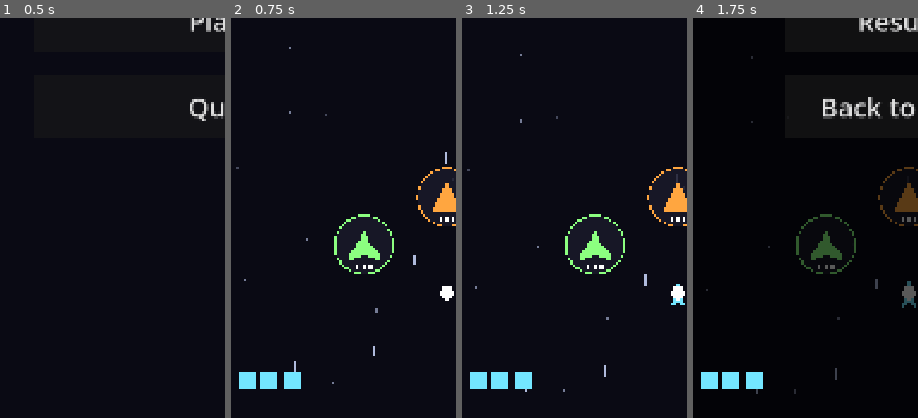
Above: before the commit, frames 1-4 (left to right).
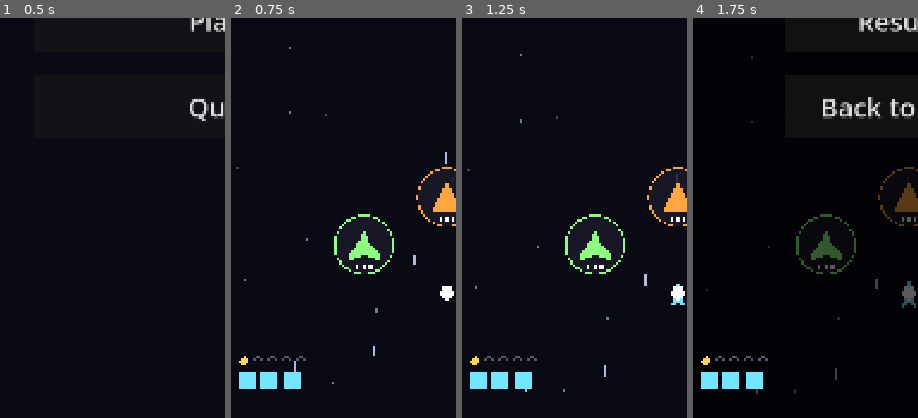
Above: after the commit, the same moments.

Repository: GDPonsoni/Nucleon-Squad-3D
Game: Godot game, scene res://scenes/menu.tscn
Two runs of this game, one before a commit and one after it. Both use one fixed random seed, a clock stepped at 60 frames per second and the inputs below.
Inputs:
- Up to frame 1 (0.5 s): no input
- Up to frame 2 (0.75 s): click "Play" at 0.5 s
- Up to frame 3 (1.25 s): no input
- Up to frame 4 (1.75 s): click "II" at 1.25 s
The pictures show only the part of the screen within x 2-52%, y 50-100%; the shares and areas given below are measured in that part.

Frame 1 is identical in both runs. In frame 2, 0.2% of the frame differs, in the area x 3-34%, y 84-87%; in frame 3, 0.2%; in frame 4, 0.2%.

Commit message:
feat(ui): mostra o nível da arma do corpo ativo no HUD
Co-Authored-By: Claude Opus 5.5 <noreply@anthropic.com>

Diff:
--- a/scripts/core/params.gd
+++ b/scripts/core/params.gd
@@ -19,6 +19,8 @@
 var hud_pip_size: Vector2 = Vector2(40.0, 40.0)
 var hud_gap: float = 14.0
 var hud_icon_radius: float = 34.0
+var hud_level_size: float = 26.0
+var hud_level_gap: float = 8.0
 var hud_dead_color: Color = Color(0.35, 0.35, 0.42)
 var hud_dead_mark_color: Color = Color(1.0, 0.3, 0.3)
 
--- a/scripts/ui/hud.gd
+++ b/scripts/ui/hud.gd
@@ -1,6 +1,6 @@
 class_name Hud
 extends CanvasLayer
-## HUD da partida: hits do corpo ativo (canto inferior esquerdo) e
+## HUD da partida: nível da arma e hits do corpo ativo (canto inferior esquerdo) e
 ## formação com corpos vivos, destruídos e o ativo (canto inferior direito).
 
 var _state: MatchState
@@ -21,6 +21,7 @@
 	state.body_changed.connect(_refresh.unbind(1))
 	state.hits_changed.connect(_refresh.unbind(2))
 	state.body_destroyed.connect(_refresh.unbind(1))
+	state.weapon_level_changed.connect(_refresh.unbind(2))
 
 
 func _refresh() -> void:
@@ -32,6 +33,7 @@
 		return
 	var bottom: float = _canvas.size.y - Params.hud_margin.y
 	_draw_hits(bottom)
+	_draw_level(bottom - Params.hud_pip_size.y - Params.hud_gap)
 	_draw_formation(bottom)
 
 
@@ -45,6 +47,24 @@
 			_canvas.draw_rect(rect, color)
 		else:
 			_canvas.draw_rect(rect, color, false, 3.0)
+
+
+## Losangos: preenchidos até o nível atual da arma.
+func _draw_level(bottom: float) -> void:
+	var body: BodyData = _state.current_body()
+	var level: int = _state.weapon_levels[_state.current]
+	var half: float = Params.hud_level_size * 0.5
+	for i in body.weapon.max_level():
+		var center := Vector2(Params.hud_margin.x + half + i * (Params.hud_level_size + Params.hud_level_gap), bottom - half)
+		var points := PackedVector2Array([
+			center + Vector2(0.0, -half), center + Vector2(half, 0.0),
+			center + Vector2(0.0, half), center + Vector2(-half, 0.0),
+		])
+		if i < level:
+			_canvas.draw_colored_polygon(points, Params.powerup_color)
+		else:
+			points.append(points[0])
+			_canvas.draw_polyline(points, Params.hud_dead_color, 2.0)
 
 
 func _draw_formation(bottom: float) -> void:
